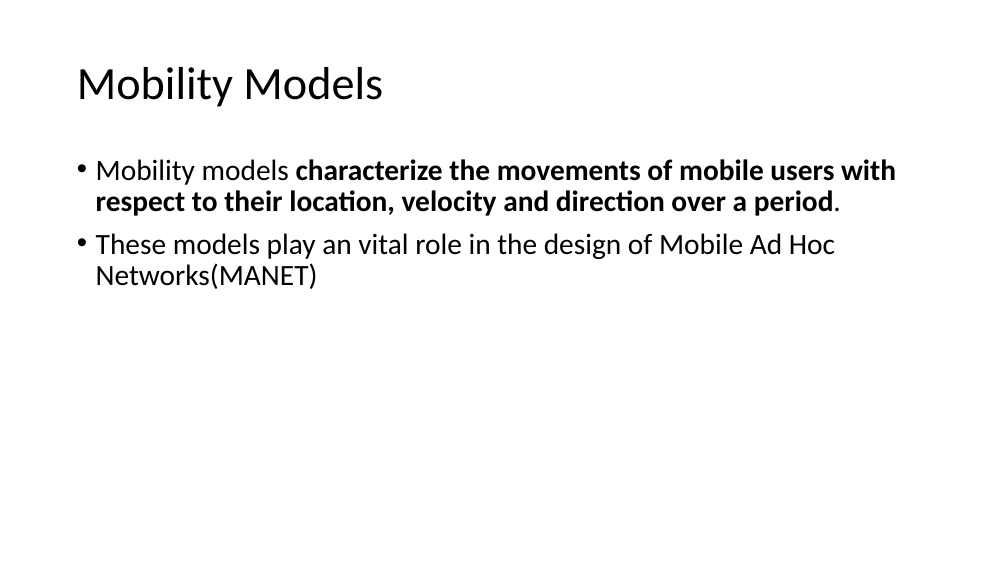
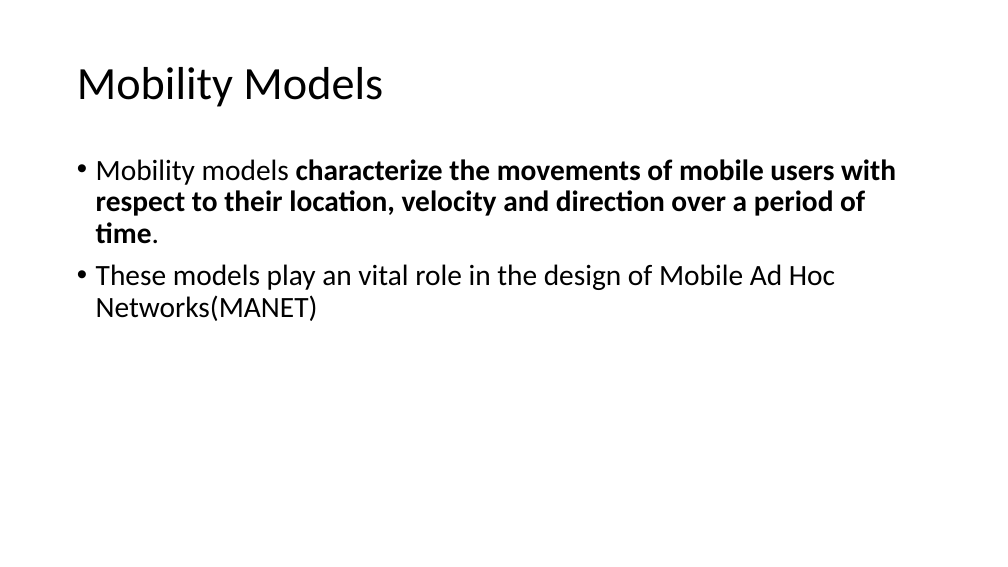
Before and after one commit to vk0810-k/College-B.Tech, a slide deck: slide 29 of Fourth Year/SEM VII/Mobile Computing - Prof. Preeti Godabole/MC-PPT/Module 2-Locmg-GSM.pptx. Drawn at 1008x567 pixels with LibreOffice and Linux fonts; fonts in the diff are those of the drawing. Boxes give left, top, right and bottom in pixels: in the first picture for what was removed or moved away, otherwise in the second. Text is boxed around its words. In the diff, an @@ line names an element or a change of style, - is before the commit and + after.

```diff
--- a/Fourth Year/SEM VII/Mobile Computing - Prof. Preeti Godabole/MC-PPT/Module 2-Locmg-GSM.pptx
+++ b/Fourth Year/SEM VII/Mobile Computing - Prof. Preeti Godabole/MC-PPT/Module 2-Locmg-GSM.pptx
@@ text at box(96, 159, 896, 244): text changed @@
-• Mobility models characterize the movements of mobile users with respect to their location, velocity and direction over a period.
+• Mobility models characterize the movements of mobile users with respect to their location, velocity and direction over a period of time.
```
Also in this commit, not shown: 25 other slides changed, 4 other files.
